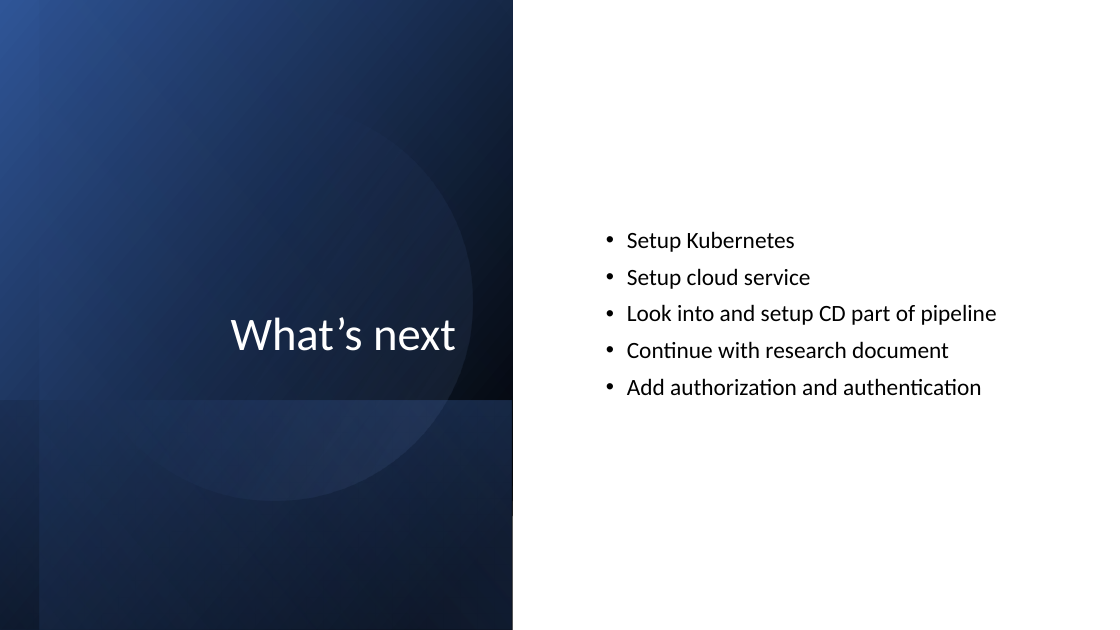
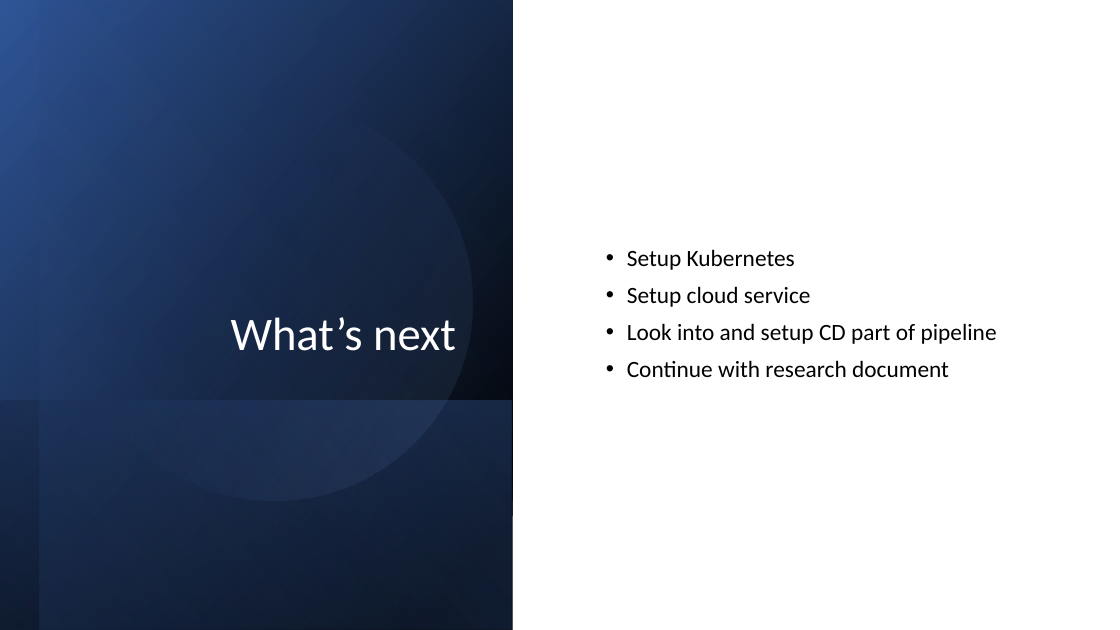
Before and after one commit to T-S-ICT/Music-trivia-web-game, a slide deck: slide 8 of Documents/Presentations/Sprint 3.pptx. Drawn at 1120x630 pixels with LibreOffice and Linux fonts; fonts in the diff are those of the drawing. Boxes give left, top, right and bottom in pixels: in the first picture for what was removed or moved away, otherwise in the second. Text is boxed around its words. In the diff, an @@ line names an element or a change of style, - is before the commit and + after.

```diff
--- a/Documents/Presentations/Sprint 3.pptx
+++ b/Documents/Presentations/Sprint 3.pptx
@@ text at (627,378,982,395): paragraph removed @@
-• Add authorization and authentication
```
Also in this commit, not shown: 1 other slide changed, 1 other file.
